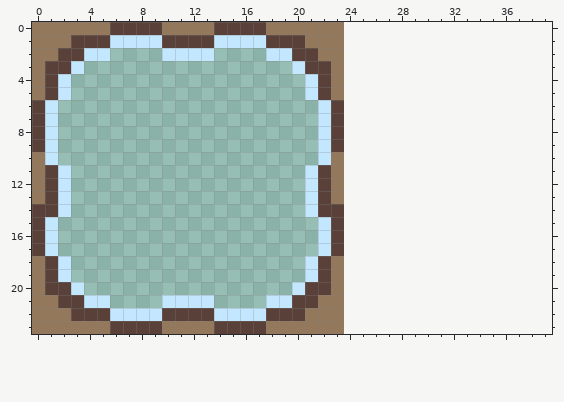
Pixel-art sprite -- src/resources/water_mask.png. This is how it looked before the edit.
The file is 24x24 pixels. The old version is drawn lined up with the new one, on the new canvas.
The same view after the edit:
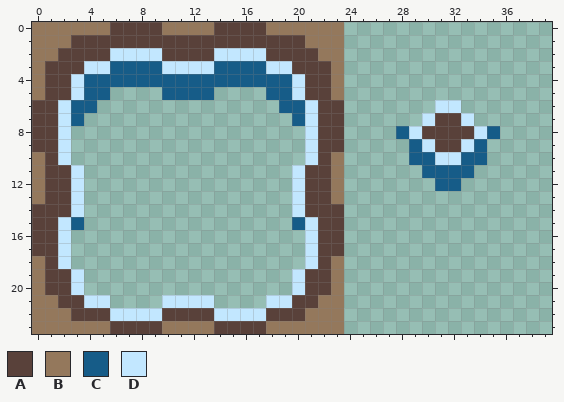
Palette (. is transparent): A #59413a  B #94785c  C #165c88  D #c2e7ff
What changed:
canvas 24x24 -> 40x24
y 1: x 6..9 DDDD -> AAAA; x 14..17 DDDD -> AAAA
y 2: x 4..19 DD....DDDD....DD -> AADDDDAAAADDDDAA
y 3: x 3..20 D................D -> ADDCCCCDDDDCCCCDDA
y 4: x 2..21 D..................D -> ADCCCCCCCCCCCCCCCCDA
y 5: x 2..5 D... -> ADCC; x 10..13 .... -> CCCC; x 18..21 ...D -> CCDA
y 6: x 1..4 D... -> ADCC; x 19..22 ...D -> CCDA; x 31..32 .. -> DD
y 7: x 1..3 D.. -> ADC; x 20..22 ..D -> CDA; x 30..33 .... -> DAAD
y 8: x 1..2 D. -> AD; x 21..22 .D -> DA; x 28..35 ........ -> CDAAAADC
y 9: x 1..2 D. -> AD; x 21..22 .D -> DA; x 29..34 ...... -> CDAADC
y 10: x 1..2 D. -> AD; x 21..22 .D -> DA; x 29..34 ...... -> CCDDCC
y 11: x 2..3 D. -> AD; x 20..21 .D -> DA; x 30..33 .... -> CCCC
y 12: x 2..3 D. -> AD; x 20..21 .D -> DA; x 31..32 .. -> CC
y 13..14: x 2..3 D. -> AD; x 20..21 .D -> DA
y 15: x 1..3 D.. -> ADC; x 20..22 ..D -> CDA
y 16..17: x 1..2 D. -> AD; x 21..22 .D -> DA
y 19: x 2..3 D. -> AD; x 20..21 .D -> DA
